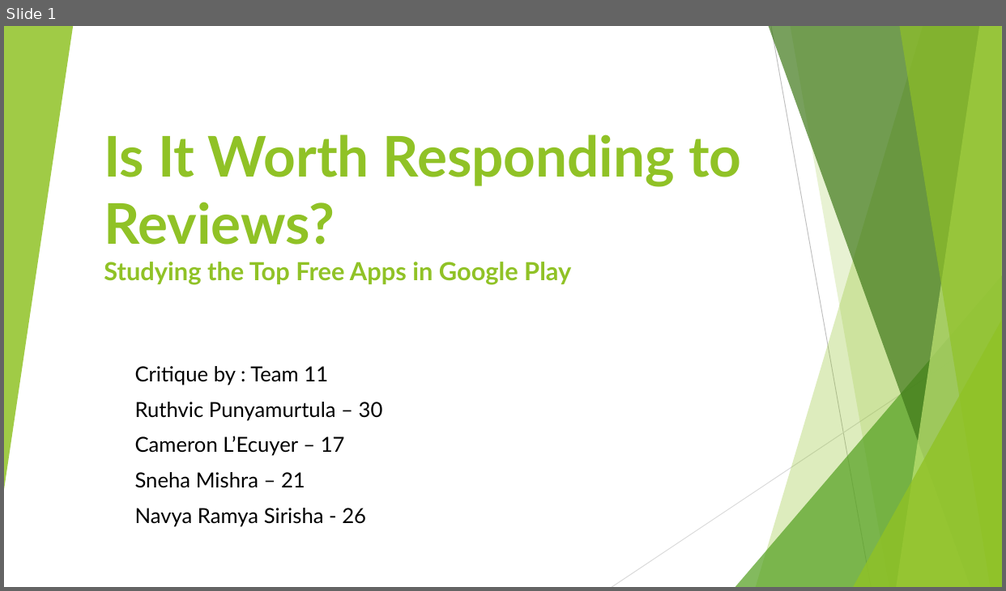
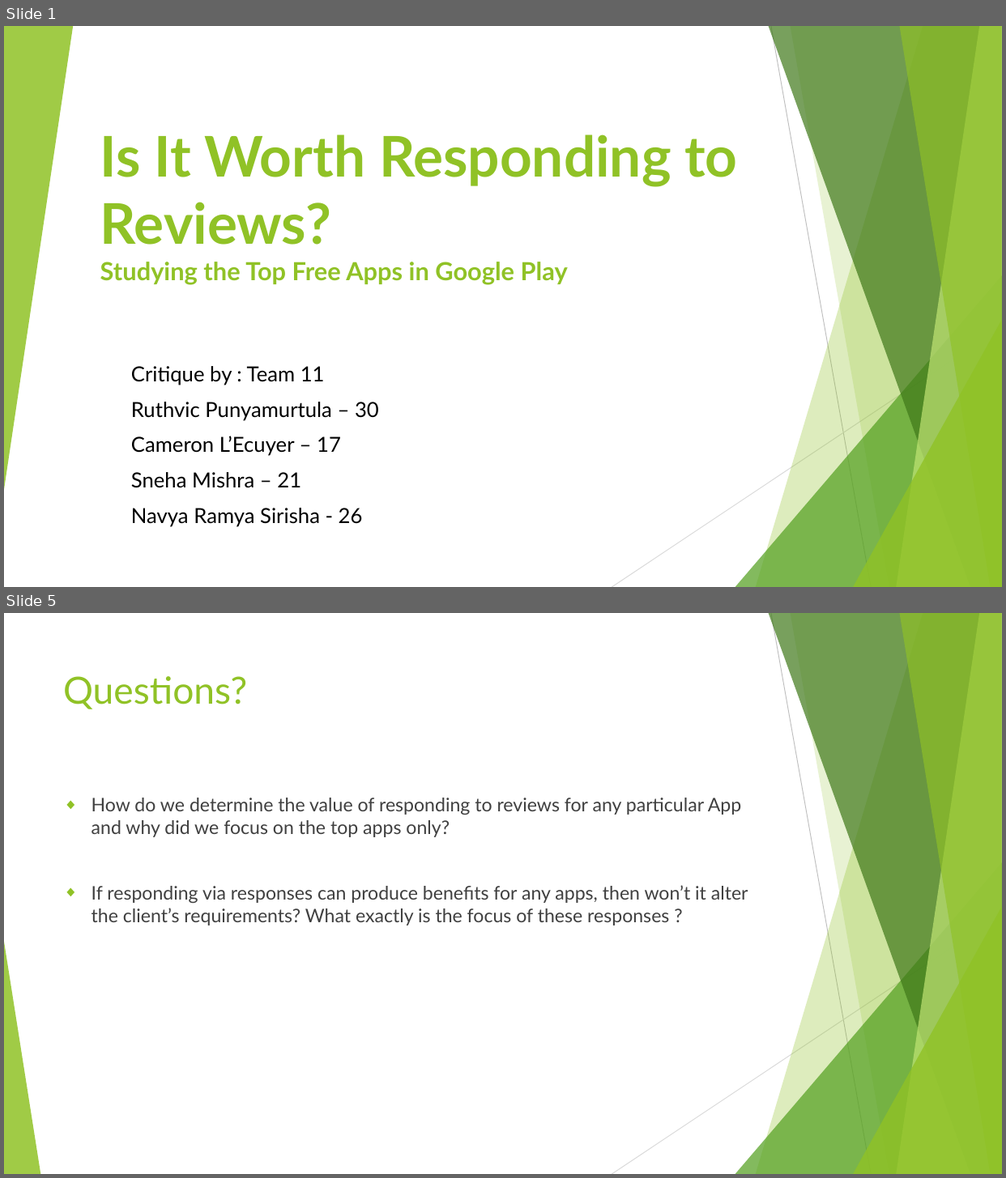
Before and after one commit to Ruthvicp/CS5551_Team_11_Project, a slide deck: Documentation/Critique/Critique.pptx. Shown one above the other, each under a label of ours: slide 1 before the commit, slides 1 and 5 after it; the slides between them are not shown. The pictures are 1006x591 and 1006x1178 pixels, drawn with LibreOffice and Linux fonts; fonts in the diff are those of the drawing. Boxes give left, top, right and bottom in pixels: in the first picture for what was removed or moved away, otherwise in the second. Text is boxed around its words. In the diff, an @@ line names an element or a change of style, - is before the commit and + after.

Commit message:
critique ppt question

```diff
--- a/Documentation/Critique/Critique.pptx
+++ b/Documentation/Critique/Critique.pptx
@@ slide 5 added at (x1=4, y1=613, x2=1002, y2=1174), background #FFFFFF; not listed: 9 template elements that a slide beside it also shows @@
@@ title added at (x1=63, y1=676, x2=247, y2=709), 36 pt, text #90C226 @@
+Questions?
@@ text added at (x1=91, y1=798, x2=748, y2=926), 18 pt, text #404040 @@
+◆ How do we determine the value of responding to reviews for any particular App and why did we focus on the top apps only?
+◆ If responding via responses can produce benefits for any apps, then won’t it alter the client’s requirements? What exactly is the focus of these responses ?
@@ freeform shape added at (x1=4, y1=942, x2=40, y2=1174), fill #90C226 at 85% opacity @@
@@ slide 1 changed as well @@
@@ title "Is It Worth Responding to ..." moved from (x1=104, y1=135, x2=741, y2=285) to (x1=100, y1=135, x2=737, y2=285) @@
@@ subtitle "Critique by : Team 11" moved from (x1=135, y1=366, x2=383, y2=527) to (x1=131, y1=366, x2=379, y2=527) @@
```
Also in this commit, not shown: 4 other slides added, 2 slides removed.
